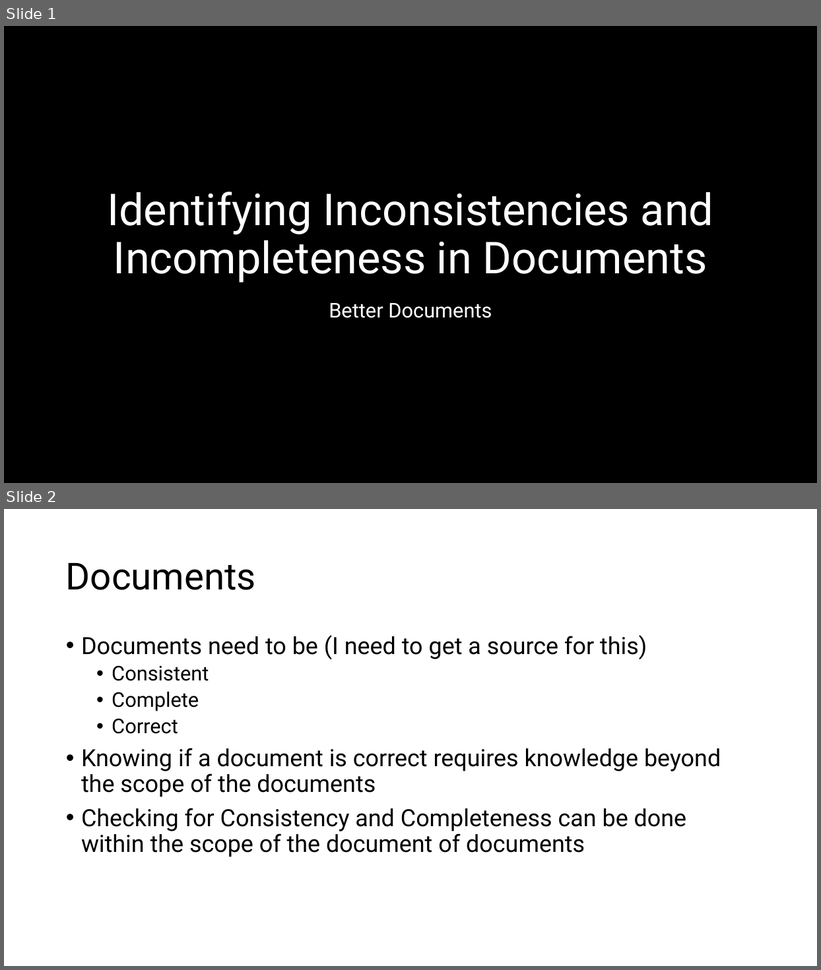
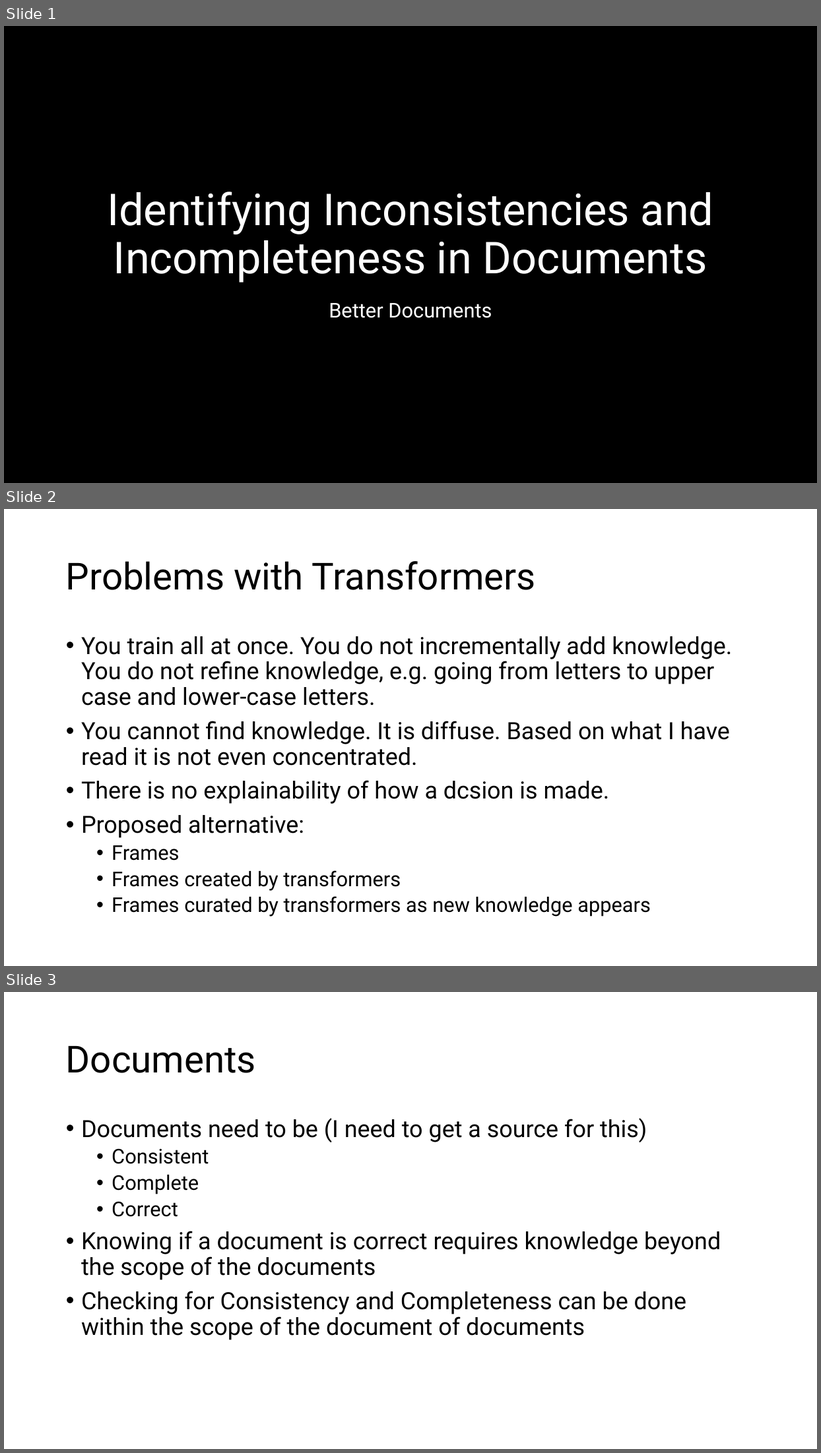
Before and after one commit to OwlSaver/GWU, a slide deck: Praxis/Identifying Inconsistencies and Incompleteness in Documents.pptx. Shown one above the other, each under a label of ours: slides 1 and 2 before the commit, slides 1, 2 and 3 after it. The pictures are 821x970 and 821x1453 pixels, drawn with LibreOffice and Linux fonts; fonts in the diff are those of the drawing; background and template pictures are left out; a plain dark background stands for a picture behind light text. Boxes give left, top, right and bottom in pixels: in the first picture for what was removed or moved away, otherwise in the second. Text is boxed around its words. In the diff, an @@ line names an element or a change of style, - is before the commit and + after.

```diff
--- a/Praxis/Identifying Inconsistencies and Incompleteness in Documents.pptx
+++ b/Praxis/Identifying Inconsistencies and Incompleteness in Documents.pptx
@@ slide 2 added at <box>4,509,817,966</box>, background #FFFFFF @@
@@ title added at <box>66,561,536,590</box>, 44 pt, text #000000 @@
+Problems with Transformers
@@ text added at <box>81,636,732,917</box>, 28 pt, text #000000 @@
+• You train all at once. You do not incrementally add knowledge. You do not refine knowledge, e.g. going from letters to upper case and lower-case letters.
+• You cannot find knowledge. It is diffuse. Based on what I have read it is not even concentrated.
+• There is no explainability of how a dcsion is made.
+• Proposed alternative:
+  • Frames
+  • Frames created by transformers
+  • Frames curated by transformers as new knowledge appears
@@ what was slide 2 is now slide 3 @@
```
Also in this commit, not shown: 2 slides changed, 2 other slides added.
